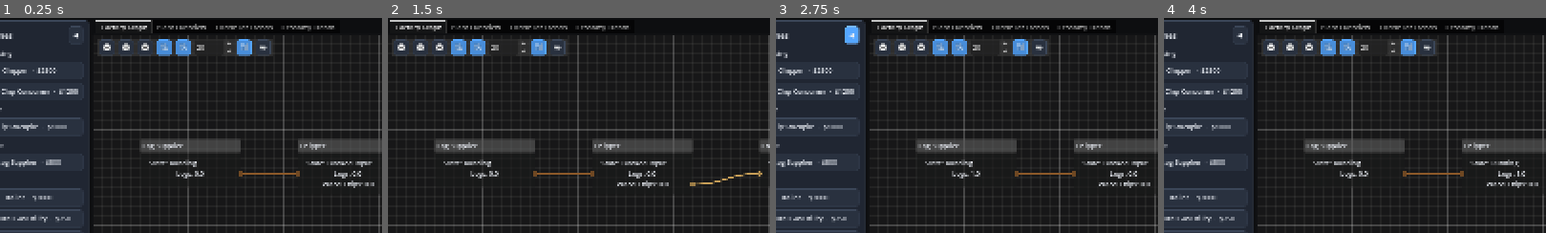
Above: before the commit, frames 1-4 (left to right).
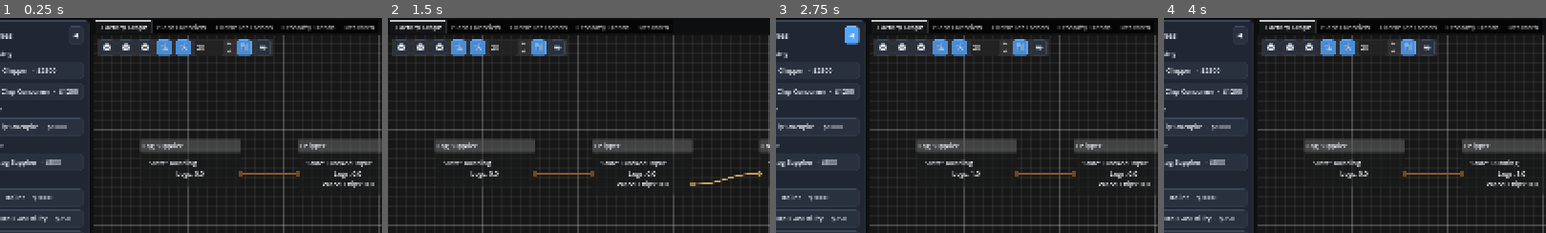
Above: after the commit, the same moments.

Repository: Poru-IndFlow/IndustrialFlow
Game: Godot game, scene res://scenes/main.tscn
Same seed, same stepped clock (60 frames per second), same inputs: the game is played once before the commit and once after it.
Inputs:
- Up to frame 1 (0.25 s): no input
- Up to frame 2 (1.5 s): click "1×" at 0.5 s; click "◀" at 1.25 s
- Up to frame 3 (2.75 s): click "▶" at 2 s
- Up to frame 4 (4 s): click "Chipper · $2500" at 2.75 s; click "Undo" at 3.5 s
The pictures show only the part of the screen within x 4-54%, y 5-55%; the shares and areas given below are measured in that part.

The runs differ from the first frame. In frame 1, 0.1% of the frame differs, in the area x 90-98%, y 3-6%; in frame 2, 0.1%; in frame 3, 0.1%; in frame 4, 0.1%.

Commit message:
Add research and machine upgrades

Diff:
--- /dev/null
+++ b/data/research/efficient_chipping.json
@@ -0,0 +1,11 @@
+{
+  "id": "efficient_chipping",
+  "display_name": "Efficient Chipping",
+  "description": "Refined cutter geometry and drive controls reduce Chipper power demand without reducing throughput.",
+  "target_machine_id": "chipper",
+  "research_cost": 2000.0,
+  "installation_cost": 750.0,
+  "effects": {
+    "power_multiplier": 0.85
+  }
+}
--- a/project.godot
+++ b/project.godot
@@ -14,7 +14,7 @@
 config/version="0.3.0-dev"
 run/main_scene="res://scenes/main.tscn"
 config/features=PackedStringArray("4.7")
-config/build=22
+config/build=23
 
 [display]
 
--- a/scenes/main.tscn
+++ b/scenes/main.tscn
@@ -11,6 +11,7 @@
 [ext_resource type="PackedScene" path="res://scenes/ui/plant_overview.tscn" id="9"]
 [ext_resource type="PackedScene" path="res://scenes/ui/controller_trends.tscn" id="10"]
 [ext_resource type="PackedScene" path="res://scenes/ui/economy_trends.tscn" id="11"]
+[ext_resource type="PackedScene" path="res://scenes/ui/research_workspace.tscn" id="12"]
 
 [node name="Main" type="Control"]
 layout_mode = 3
@@ -65,6 +66,9 @@
 [node name="Economy Trends" parent="RootVBox/Workspace/EditorSplit/WorkspaceTabs" instance=ExtResource("11")]
 layout_mode = 2
 
+[node name="Research" parent="RootVBox/Workspace/EditorSplit/WorkspaceTabs" instance=ExtResource("12")]
+layout_mode = 2
+
 [node name="MachineInspector" type="PanelContainer" parent="RootVBox/Workspace/EditorSplit"]
 custom_minimum_size = Vector2(300, 0)
 layout_mode = 2
--- /dev/null
+++ b/scenes/ui/research_workspace.tscn
@@ -0,0 +1,9 @@
+[gd_scene load_steps=2 format=3]
+
+[ext_resource type="Script" path="res://scripts/ui/research_workspace.gd" id="1"]
+
+[node name="Research" type="ScrollContainer"]
+layout_mode = 2
+size_flags_horizontal = 3
+size_flags_vertical = 3
+script = ExtResource("1")
--- a/scripts/app/app_controller.gd
+++ b/scripts/app/app_controller.gd
@@ -20,6 +20,10 @@
 @onready var economy_trends := get_node(
 	"../RootVBox/Workspace/EditorSplit/WorkspaceTabs/Economy Trends"
 ) as EconomyTrends
+
+@onready var research_workspace := get_node(
+	"../RootVBox/Workspace/EditorSplit/WorkspaceTabs/Research"
+) as ResearchWorkspace
 
 @onready var workspace_tabs := get_node(
 	"../RootVBox/Workspace/EditorSplit/WorkspaceTabs"
@@ -128,6 +132,7 @@
 	plant_overview.bind_factory(factory)
 	controller_trends.bind_factory(factory)
 	economy_trends.bind_factory(factory)
+	research_workspace.bind_factory(factory)
 
 	if editor_history != null:
 		editor_history.clear()
--- a/scripts/data/factory_persistence.gd
+++ b/scripts/data/factory_persistence.gd
@@ -27,6 +27,7 @@
 			0.0
 		),
 		"economy": factory.serialize_economy(),
+		"research": factory.serialize_research(),
 		"machines": _serialize_machines(factory),
 		"connections": _serialize_connections(factory)
 	}
@@ -116,6 +117,7 @@
 			"controller_integral": machine.controller_integral,
 			"condition": machine.condition,
 			"operating_hours": machine.operating_hours,
+			"installed_upgrades": machine.installed_upgrades.duplicate(),
 			"state": int(machine.state),
 			"cycle_progress": machine.cycle_progress,
 			"inventory": machine.inventory.amounts.duplicate(true)
@@ -154,6 +156,8 @@
 	var factory := FactoryModel.new(event_bus)
 	var economy_data: Dictionary = data.get("economy", {})
 	factory.restore_economy(economy_data)
+	var research_data: Dictionary = data.get("research", {})
+	factory.restore_research(research_data)
 	var machine_entries: Array = data.get("machines", [])
 
 	for value: Variant in machine_entries:
@@ -251,6 +255,9 @@
 		machine.operating_hours = maxf(
 			0.0,
 			float(entry.get("operating_hours", 0.0))
+		)
+		machine.restore_installed_upgrades(
+			entry.get("installed_upgrades", []) as Array
 		)
 		machine.actual_operating_rate = clampf(
 			float(entry.get("actual_operating_rate", 0.0)),
--- /dev/null
+++ b/scripts/data/research_registry.gd
@@ -0,0 +1,70 @@
+class_name ResearchRegistry
+extends RefCounted
+
+
+const DIRECTORY := "res://data/research"
+static var _definitions: Dictionary = {}
+static var _loaded := false
+
+
+static func load_all(force := false) -> void:
+	if _loaded and not force:
+		return
+
+	_definitions.clear()
+	var directory := DirAccess.open(DIRECTORY)
+
+	if directory == null:
+		push_error("Cannot open %s" % DIRECTORY)
+		return
+
+	directory.list_dir_begin()
+	var file_name := directory.get_next()
+
+	while not file_name.is_empty():
+		if not directory.current_is_dir() and file_name.ends_with(".json"):
+			var definition := DefinitionLoader.load_json_file(
+				"%s/%s" % [DIRECTORY, file_name]
+			)
+			var research_id := str(definition.get("id", ""))
+
+			if not research_id.is_empty():
+				_definitions[research_id] = definition
+
+		file_name = directory.get_next()
+
+	directory.list_dir_end()
+	_loaded = true
+
+
+static func get_definition(research_id: String) -> Dictionary:
+	load_all()
+	return _definitions.get(research_id, {}) as Dictionary
+
+
+static func get_all_definitions() -> Array[Dictionary]:
+	load_all()
+	var result: Array[Dictionary] = []
+
+	for value: Variant in _definitions.values():
+		result.append(value as Dictionary)
+
+	result.sort_custom(
+		func(left: Dictionary, right: Dictionary) -> bool:
+			return str(left.get("display_name", "")).naturalnocasecmp_to(
+				str(right.get("display_name", ""))
+			) < 0
+	)
+	return result
+
+
+static func get_for_machine(
+	definition_id: String
+) -> Array[Dictionary]:
+	var result: Array[Dictionary] = []
+
+	for definition: Dictionary in get_all_definitions():
+		if str(definition.get("target_machine_id", "")) == definition_id:
+			result.append(definition)
+
+	return result
--- a/scripts/simulation/event_bus.gd
+++ b/scripts/simulation/event_bus.gd
@@ -17,3 +17,5 @@
 signal machine_control_changed(machine)
 signal machine_condition_changed(machine)
 signal economy_changed(factory)
+signal research_changed(factory)
+signal machine_upgrades_changed(machine)
--- a/scripts/simulation/factory_model.gd
+++ b/scripts/simulation/factory_model.gd
@@ -18,6 +18,7 @@
 var machine_economy: Dictionary = {}
 var resource_economy: Dictionary = {}
 var economy_samples: Array[Dictionary] = []
+var researched_ideas: Dictionary = {}
 var _next_instance_numbers: Dictionary = {}
 var _revenue_in_window := 0.0
 var _expenses_in_window := 0.0
@@ -295,6 +296,110 @@
 	economy_samples.clear()
 	_economy_sample_time = 0.0
 	_emit_economy_changed()
+
+
+func serialize_research() -> Dictionary:
+	return researched_ideas.duplicate(true)
+
+
+func restore_research(data: Dictionary) -> void:
+	researched_ideas.clear()
+
+	for key: Variant in data.keys():
+		var research_id := str(key)
+
+		if (
+			bool(data.get(key, false))
+			and not ResearchRegistry.get_definition(research_id).is_empty()
+		):
+			researched_ideas[research_id] = true
+
+
+func is_researched(research_id: String) -> bool:
+	return bool(researched_ideas.get(research_id, false))
+
+
+func can_research(research_id: String) -> bool:
+	if is_researched(research_id):
+		return false
+
+	var definition := ResearchRegistry.get_definition(research_id)
+	var cost := maxf(
+		0.0,
+		float(definition.get("research_cost", 0.0))
+	)
+	return not definition.is_empty() and cash_balance >= cost
+
+
+func research_idea(research_id: String) -> bool:
+	if not can_research(research_id):
+		return false
+
+	var definition := ResearchRegistry.get_definition(research_id)
+	var cost := maxf(
+		0.0,
+		float(definition.get("research_cost", 0.0))
+	)
+	cash_balance -= cost
+	total_expenses += cost
+	researched_ideas[research_id] = true
+	_emit_economy_changed()
+
+	if event_bus != null:
+		event_bus.research_changed.emit(self)
+
+	return true
+
+
+func can_install_upgrade(
+	machine: MachineModel,
+	research_id: String
+) -> bool:
+	if (
+		machine == null
+		or not is_researched(research_id)
+		or machine.has_upgrade(research_id)
+	):
+		return false
+
+	var definition := ResearchRegistry.get_definition(research_id)
+	var installation_cost := maxf(
+		0.0,
+		float(definition.get("installation_cost", 0.0))
+	)
+	return (
+		not definition.is_empty()
+		and str(definition.get("target_machine_id", ""))
+		== machine.definition_id
+		and cash_balance >= installation_cost
+	)
+
+
+func install_machine_upgrade(
+	machine: MachineModel,
+	research_id: String
+) -> bool:
+	if not can_install_upgrade(machine, research_id):
+		return false
+
+	var definition := ResearchRegistry.get_definition(research_id)
+	var installation_cost := maxf(
+		0.0,
+		float(definition.get("installation_cost", 0.0))
+	)
+
+	if not machine.install_upgrade(research_id):
+		return false
+
+	cash_balance -= installation_cost
+	total_expenses += installation_cost
+	_adjust_machine_lifetime(
+		machine.instance_id,
+		0.0,
+		installation_cost
+	)
+	_emit_economy_changed()
+	return true
 
 
 func _account_for_machine(
--- a/scripts/simulation/machine_model.gd
+++ b/scripts/simulation/machine_model.gd
@@ -54,6 +54,7 @@
 var graph_position := Vector2.ZERO
 var production_rates_per_second: Dictionary = {}
 var consumption_rates_per_second: Dictionary = {}
+var installed_upgrades: Array[String] = []
 var _produced_in_window: Dictionary = {}
 var _consumed_in_window: Dictionary = {}
 var _economic_production: Dictionary = {}
@@ -256,6 +257,7 @@
 	return (
 		_get_base_production_rate()
 		* get_condition_efficiency()
+		* _get_upgrade_effect_multiplier("output_multiplier")
 	)
 
 
@@ -308,7 +310,68 @@
 	return (
 		_get_base_power_demand()
 		* get_condition_power_multiplier()
-	)
+		* _get_upgrade_effect_multiplier("power_multiplier")
+	)
+
+
+func has_upgrade(research_id: String) -> bool:
+	return installed_upgrades.has(research_id)
+
+
+func install_upgrade(research_id: String) -> bool:
+	if research_id.is_empty() or has_upgrade(research_id):
+		return false
+
+	var definition := ResearchRegistry.get_definition(research_id)
+
+	if (
+		definition.is_empty()
+		or str(definition.get("target_machine_id", ""))
+		!= definition_id
+	):
+		return false
+
+	installed_upgrades.append(research_id)
+	_update_power_demand()
+
+	if event_bus != null:
+		event_bus.machine_upgrades_changed.emit(self)
+		event_bus.machine_performance_changed.emit(self)
+
+	return true
+
+
+func restore_installed_upgrades(values: Array) -> void:
+	installed_upgrades.clear()
+
+	for value: Variant in values:
+		var research_id := str(value)
+		var definition := ResearchRegistry.get_definition(research_id)
+
+		if (
+			research_id.is_empty()
+			or definition.is_empty()
+			or str(definition.get("target_machine_id", ""))
+			!= definition_id
+			or installed_upgrades.has(research_id)
+		):
+			continue
+
+		installed_upgrades.append(research_id)
+
+
+func _get_upgrade_effect_multiplier(effect_id: String) -> float:
+	var multiplier := 1.0
+
+	for research_id: String in installed_upgrades:
+		var definition := ResearchRegistry.get_definition(research_id)
+		var effects: Dictionary = definition.get("effects", {})
+		multiplier *= maxf(
+			0.0,
+			float(effects.get(effect_id, 1.0))
+		)
+
+	return multiplier
 
 
 func _get_base_power_demand() -> float:
--- a/scripts/ui/machine_inspector.gd
+++ b/scripts/ui/machine_inspector.gd
@@ -26,6 +26,8 @@
 var wear_power_value_label: Label
 var operating_hours_value_label: Label
 var maintenance_button: Button
+var upgrade_section: VBoxContainer
+var upgrade_list: VBoxContainer
 var control_section: VBoxContainer
 var control_mode_option: OptionButton
 var inventory_setpoint_spin_box: SpinBox
@@ -334,6 +336,16 @@
 
 	operation_section.add_child(HSeparator.new())
 
+	upgrade_section = VBoxContainer.new()
+	operation_section.add_child(upgrade_section)
+	upgrade_section.add_child(
+		UIWidgets.create_section_header("Installed Upgrades")
+	)
+	upgrade_list = VBoxContainer.new()
+	upgrade_section.add_child(upgrade_list)
+
+	operation_section.add_child(HSeparator.new())
+
 	connection_operation_section = VBoxContainer.new()
 	connection_operation_section.visible = false
 	root.add_child(connection_operation_section)
@@ -442,6 +454,15 @@
 	factory.event_bus.machine_condition_changed.connect(
 		_on_machine_condition_changed
 	)
+	factory.event_bus.machine_upgrades_changed.connect(
+		_on_machine_upgrades_changed
+	)
+	factory.event_bus.research_changed.connect(
+		_on_research_changed
+	)
+	factory.event_bus.economy_changed.connect(
+		_on_economy_changed
+	)
 	factory.event_bus.connection_flow_changed.connect(
 		_on_connection_changed
 	)
@@ -501,6 +522,18 @@
 		self,
 		"_on_machine_condition_changed"
 	)
+	var upgrades_callback := Callable(
+		self,
+		"_on_machine_upgrades_changed"
+	)
+	var research_callback := Callable(
+		self,
+		"_on_research_changed"
+	)
+	var economy_callback := Callable(
+		self,
+		"_on_economy_changed"
+	)
 	var connection_callback := Callable(
 		self,
 		"_on_connection_changed"
@@ -557,6 +590,27 @@
 	):
 		factory.event_bus.machine_condition_changed.disconnect(
 			condition_callback
+		)
+
+	if factory.event_bus.machine_upgrades_changed.is_connected(
+		upgrades_callback
+	):
+		factory.event_bus.machine_upgrades_changed.disconnect(
+			upgrades_callback
+		)
+
+	if factory.event_bus.research_changed.is_connected(
+		research_callback
+	):
+		factory.event_bus.research_changed.disconnect(
+			research_callback
+		)
+
+	if factory.event_bus.economy_changed.is_connected(
+		economy_callback
+	):
+		factory.event_bus.economy_changed.disconnect(
+			economy_callback
 		)
 
 	if factory.event_bus.machine_removed.is_connected(
@@ -613,6 +667,21 @@
 		_update_condition_labels()
 		_update_performance_labels()
 		_update_power_labels()
+
+
+func _on_machine_upgrades_changed(machine: MachineModel) -> void:
+	if machine == selected_machine:
+		_update_upgrade_section()
+		_update_performance_labels()
+		_update_power_labels()
+
+
+func _on_research_changed(_value: Variant) -> void:
+	_update_upgrade_section()
+
+
+func _on_economy_changed(_value: Variant) -> void:
+	_update_upgrade_section()
 
 
 func _on_machine_removed(machine_id: String) -> void:
@@ -676,6 +745,7 @@
 		power_mode_value_label.text = "Off"
 		maintenance_section.visible = false
 		control_section.visible = false
+		upgrade_section.visible = false
 		updating_controls = false
 		UIWidgets.update_status_badge(
 			state_badge,
@@ -712,6 +782,9 @@
 	control_section.visible = (
 		selected_machine.supports_inventory_control()
 	)
+	upgrade_section.visible = not ResearchRegistry.get_for_machine(
+		selected_machine.definition_id
+	).is_empty()
 	control_mode_option.select(
 		control_mode_option.get_item_index(
 			selected_machine.control_mode
@@ -731,6 +804,7 @@
 	_update_power_labels()
 	_update_condition_labels()
 	_update_control_labels()
+	_update_upgrade_section()
 	updating_controls = false
 	UIWidgets.update_status_badge(
 		state_badge,
@@ -747,6 +821,78 @@
 		selected_machine.definition.get("outputs", [])
 	)
 	_populate_inventory()
+
+
+func _update_upgrade_section() -> void:
+	if upgrade_section == null or upgrade_list == null:
+		return
+
+	UIWidgets.clear_container(upgrade_list)
+
+	if selected_machine == null or factory == null:
+		upgrade_section.visible = false
+		return
+
+	var definitions := ResearchRegistry.get_for_machine(
+		selected_machine.definition_id
+	)
+	upgrade_section.visible = not definitions.is_empty()
+
+	for definition: Dictionary in definitions:
+		var research_id := str(definition.get("id", ""))
+		var installed := selected_machine.has_upgrade(research_id)
+		var researched := factory.is_researched(research_id)
+		var installation_cost := maxf(
+			0.0,
+			float(definition.get("installation_cost", 0.0))
+		)
+		var status := Label.new()
+		status.autowrap_mode = TextServer.AUTOWRAP_WORD_SMART
+
+		if installed:
+			status.text = "%s — Installed" % str(
+				definition.get("display_name", research_id)
+			)
+			status.modulate = ThemeManager.COLOR_SUCCESS
+		elif not researched:
+			status.text = "%s — Research required" % str(
+				definition.get("display_name", research_id)
+			)
+			status.modulate = ThemeManager.COLOR_TEXT_MUTED
+		else:
+			status.text = "%s — Available" % str(
+				definition.get("display_name", research_id)
+			)
+			status.modulate = ThemeManager.COLOR_ACCENT
+
+		upgrade_list.add_child(status)
+
+		var button := Button.new()
+		button.text = (
+			"Installed"
+			if installed
+			else "Install — $%.2f" % installation_cost
+		)
+		button.disabled = (
+			installed
+			or not researched
+			or not factory.can_install_upgrade(
+				selected_machine,
+				research_id
+			)
+		)
+		button.pressed.connect(
+			_on_install_upgrade_pressed.bind(research_id)
+		)
+		upgrade_list.add_child(button)
+
+
+func _on_install_upgrade_pressed(research_id: String) -> void:
+	if factory != null and selected_machine != null:
+		factory.install_machine_upgrade(
+			selected_machine,
+			research_id
+		)
 
 
 func _update_performance_labels() -> void:
--- /dev/null
+++ b/scripts/ui/research_workspace.gd
@@ -0,0 +1,212 @@
+class_name ResearchWorkspace
+extends ScrollContainer
+
+
+var factory: FactoryModel
+var cash_label: Label
+var research_list: VBoxContainer
+
+
+func _ready() -> void:
+	_build_interface()
+	_refresh()
+
+
+func bind_factory(new_factory: FactoryModel) -> void:
+	var research_callback := Callable(self, "_on_factory_changed")
+	var economy_callback := Callable(self, "_on_factory_changed")
+
+	if factory != null and factory.event_bus != null:
+		if factory.event_bus.research_changed.is_connected(
+			research_callback
+		):
+			factory.event_bus.research_changed.disconnect(
+				research_callback
+			)
+
+		if factory.event_bus.economy_changed.is_connected(
+			economy_callback
+		):
+			factory.event_bus.economy_changed.disconnect(
+				economy_callback
+			)
+
+	factory = new_factory
+
+	if factory != null and factory.event_bus != null:
+		if not factory.event_bus.research_changed.is_connected(
+			research_callback
+		):
+			factory.event_bus.research_changed.connect(
+				research_callback
+			)
+
+		if not factory.event_bus.economy_changed.is_connected(
+			economy_callback
+		):
+			factory.event_bus.economy_changed.connect(
+				economy_callback
+			)
+
+	_refresh()
+
+
+func _build_interface() -> void:
+	var margin := MarginContainer.new()
+	margin.add_theme_constant_override("margin_left", 16)
+	margin.add_theme_constant_override("margin_top", 16)
+	margin.add_theme_constant_override("margin_right", 16)
+	margin.add_theme_constant_override("margin_bottom", 16)
+	margin.size_flags_horizontal = Control.SIZE_EXPAND_FILL
+	add_child(margin)
+
+	var content := VBoxContainer.new()
+	content.add_theme_constant_override("separation", 10)
+	content.size_flags_horizontal = Control.SIZE_EXPAND_FILL
+	margin.add_child(content)
+
+	var title := Label.new()
+	title.text = "Research"
+	title.add_theme_font_size_override("font_size", 24)
+	content.add_child(title)
+
+	var subtitle := Label.new()
+	subtitle.text = (
+		"Purchase independent ideas, then install them on individual machines."
+	)
+	subtitle.modulate = ThemeManager.COLOR_TEXT_MUTED
+	content.add_child(subtitle)
+
+	cash_label = Label.new()
+	cash_label.add_theme_font_size_override("font_size", 16)
+	content.add_child(cash_label)
+	content.add_child(HSeparator.new())
+
+	research_list = VBoxContainer.new()
+	research_list.add_theme_constant_override("separation", 10)
+	research_list.size_flags_horizontal = Control.SIZE_EXPAND_FILL
+	content.add_child(research_list)
+
+
+func _refresh() -> void:
+	if not is_node_ready() or research_list == null:
+		return
+
+	cash_label.text = "Available cash: %s" % _format_currency(
+		factory.cash_balance if factory != null else 0.0
+	)
+	UIWidgets.clear_container(research_list)
+	var definitions := ResearchRegistry.get_all_definitions()
+
+	if definitions.is_empty():
+		research_list.add_child(
+			UIWidgets.create_empty_label("No research ideas available.")
+		)
+		return
+
+	for definition: Dictionary in definitions:
+		_add_research_card(definition)
+
+
+func _add_research_card(definition: Dictionary) -> void:
+	var research_id := str(definition.get("id", ""))
+	var researched := (
+		factory != null and factory.is_researched(research_id)
+	)
+	var cost := maxf(
+		0.0,
+		float(definition.get("research_cost", 0.0))
+	)
+	var panel := PanelContainer.new()
+	panel.size_flags_horizontal = Control.SIZE_EXPAND_FILL
+	research_list.add_child(panel)
+
+	var margin := MarginContainer.new()
+	margin.add_theme_constant_override("margin_left", 12)
+	margin.add_theme_constant_override("margin_top", 10)
+	margin.add_theme_constant_override("margin_right", 12)
+	margin.add_theme_constant_override("margin_bottom", 10)
+	panel.add_child(margin)
+
+	var content := VBoxContainer.new()
+	content.add_theme_constant_override("separation", 6)
+	margin.add_child(content)
+
+	var header := HBoxContainer.new()
+	content.add_child(header)
+
+	var name_label := Label.new()
+	name_label.text = str(definition.get("display_name", research_id))
+	name_label.add_theme_font_size_override("font_size", 17)
+	name_label.size_flags_horizontal = Control.SIZE_EXPAND_FILL
+	header.add_child(name_label)
+
+	var badge := UIWidgets.create_status_badge(
+		"Researched" if researched else "Available",
+		ThemeManager.COLOR_SUCCESS if researched else ThemeManager.COLOR_ACCENT
+	)
+	header.add_child(badge)
+
+	var description := Label.new()
+	description.text = str(definition.get("description", ""))
+	description.autowrap_mode = TextServer.AUTOWRAP_WORD_SMART
+	content.add_child(description)
+
+	var target_id := str(definition.get("target_machine_id", ""))
+	var installation_cost := maxf(
+		0.0,
+		float(definition.get("installation_cost", 0.0))
+	)
+	var details := Label.new()
+	details.text = "Research %s · Install %s per %s · %s" % [
+		_format_currency(cost),
+		_format_currency(installation_cost),
+		target_id.replace("_", " ").capitalize(),
+		_effect_text(definition)
+	]
+	details.modulate = ThemeManager.COLOR_TEXT_MUTED
+	content.add_child(details)
+
+	var button := Button.new()
+	button.text = (
+		"Researched"
+		if researched
+		else "Research — %s" % _format_currency(cost)
+	)
+	button.disabled = (
+		researched
+		or factory == null
+		or not factory.can_research(research_id)
+	)
+	button.pressed.connect(_on_research_pressed.bind(research_id))
+	content.add_child(button)
+
+
+func _effect_text(definition: Dictionary) -> String:
+	var effects: Dictionary = definition.get("effects", {})
+	var power_multiplier := float(
+		effects.get("power_multiplier", 1.0)
+	)
+
+	if power_multiplier < 1.0:
+		return "%.0f%% lower power demand" % (
+			(1.0 - power_multiplier) * 100.0
+		)
+
+	return "Machine performance upgrade"
+
+
+func _on_research_pressed(research_id: String) -> void:
+	if factory != null:
+		factory.research_idea(research_id)
+
+
+func _on_factory_changed(_value: Variant) -> void:
+	_refresh()
+
+
+func _format_currency(amount: float) -> String:
+	if amount < 0.0:
+		return "-$%.2f" % absf(amount)
+
+	return "$%.2f" % amount
Not shown: 1 places in scenes/main.tscn that only renumber resources
Not shown, added: scripts/data/research_registry.gd.uid
Not shown, added: scripts/ui/research_workspace.gd.uid
